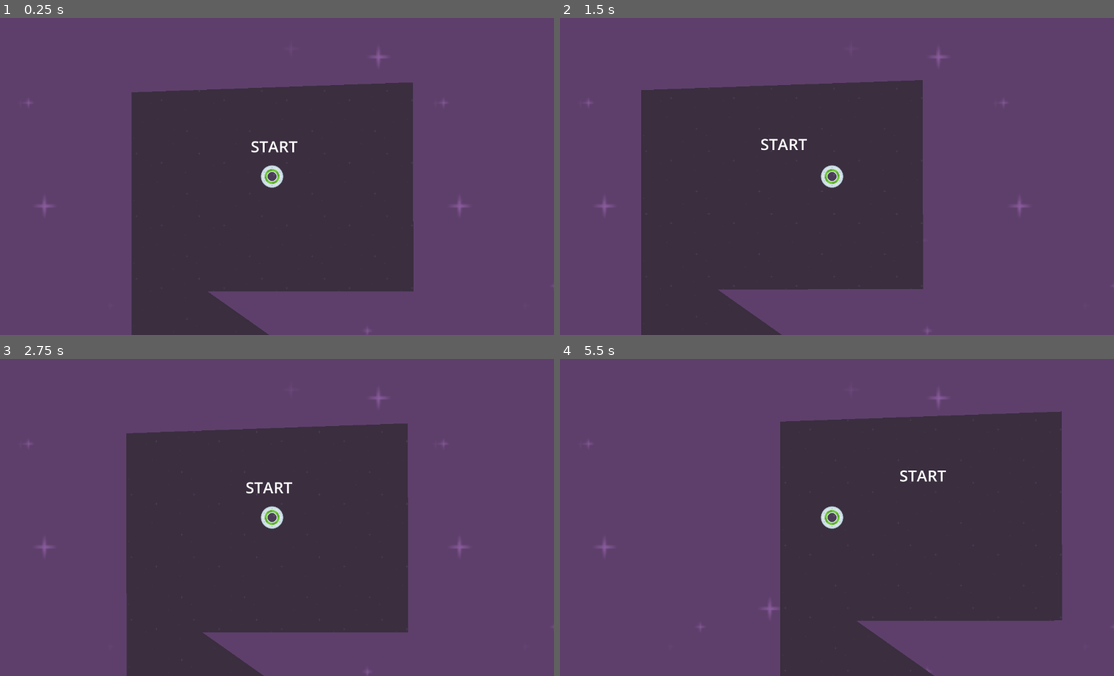
Above: before the commit, frames 1-4 (two rows, left to right).
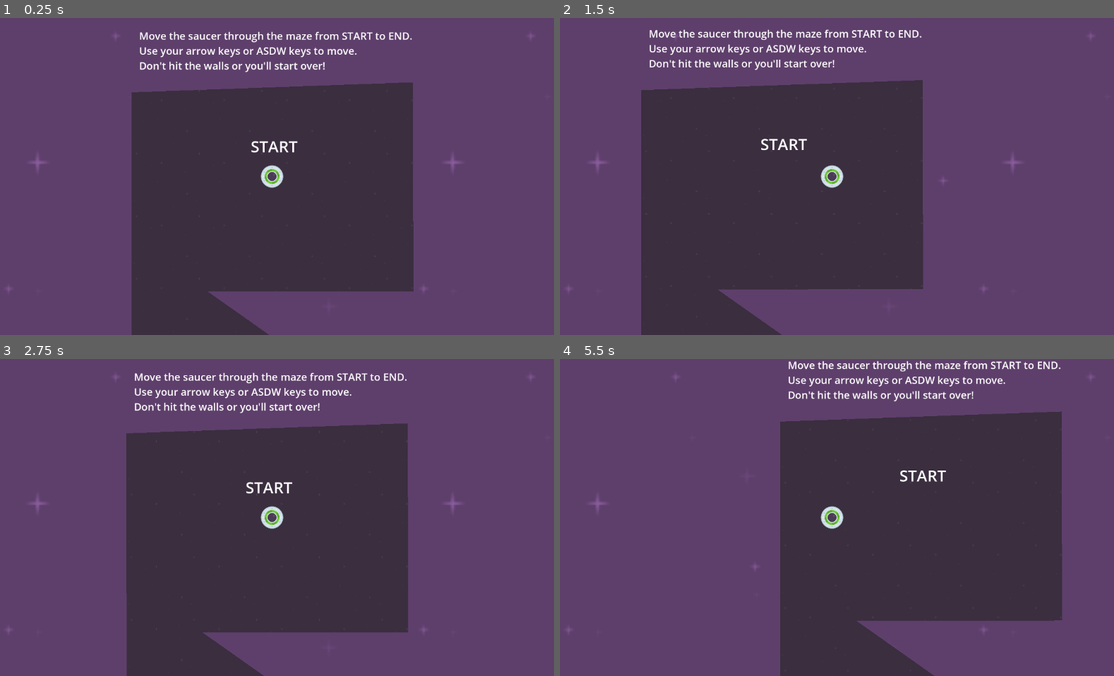
Above: after the commit, the same moments.

Repository: joelgroomer/godot-gamedev-2d-course
Game: Godot game, scene res://level_1.tscn
Two runs of this game, one before a commit and one after it. Both use one fixed random seed, a clock stepped at 60 frames per second and the inputs below.
Inputs:
- Up to frame 1 (0.25 s): no input
- Up to frame 2 (1.5 s): tap Enter at 0.5 s; hold Right (move_right) 0.53-1.28 s; hold S (move_down) from 1.28 s (still down)
- Up to frame 3 (2.75 s): release S (move_down) at 2.03 s; hold Right (move_right) from 2.03 s (still down)
- Up to frame 4 (5.5 s): release Right (move_right) at 2.78 s; hold W (move_up) 2.78-3.53 s; hold A (move_left) 3.53-5.03 s; hold S (move_down) from 5.03 s (still down)

The runs differ from the first frame. In frame 1, 1.6% of the frame differs, in the area x 1-100%, y 4-100%; in frame 2, 1.6%, in the area x 1-100%, y 3-100%; in frame 3, 1.6%; in frame 4, 1.6%.

Commit message:
Add tutorial text, organize scene tree, set background anchor

Diff:
--- a/speedy_saucer/level_1.tscn
+++ b/speedy_saucer/level_1.tscn
@@ -8,21 +8,55 @@
 [sub_resource type="LabelSettings" id="LabelSettings_7xw0n"]
 font_size = 64
 
+[sub_resource type="LabelSettings" id="LabelSettings_bi6ej"]
+font_size = 42
+
 [node name="Level1" type="Node2D"]
 script = ExtResource("1_wcrg6")
 
-[node name="CanvasLayer" type="CanvasLayer" parent="."]
+[node name="Graphics" type="Node" parent="."]
+
+[node name="CanvasLayer" type="CanvasLayer" parent="Graphics"]
 layer = -10
 
-[node name="Background" type="TextureRect" parent="CanvasLayer"]
+[node name="Background" type="TextureRect" parent="Graphics/CanvasLayer"]
 z_index = -100
-offset_left = -1344.0
-offset_top = -633.0
-offset_right = -192.0
-offset_bottom = 15.0
+anchors_preset = 15
+anchor_right = 1.0
+anchor_bottom = 1.0
+grow_horizontal = 2
+grow_vertical = 2
 scale = Vector2(3.31242, 3.31242)
 texture = ExtResource("1_5d367")
 stretch_mode = 1
+
+[node name="Start Label" type="Label" parent="Graphics"]
+z_index = -10
+offset_left = 506.0
+offset_top = 17.0
+offset_right = 696.0
+offset_bottom = 105.0
+text = "START"
+label_settings = SubResource("LabelSettings_7xw0n")
+
+[node name="End Label" type="Label" parent="Graphics"]
+z_index = -10
+offset_left = 2793.0
+offset_top = -472.0
+offset_right = 2983.0
+offset_bottom = -384.0
+text = "END"
+label_settings = SubResource("LabelSettings_7xw0n")
+
+[node name="Tutorial Label" type="Label" parent="Graphics"]
+offset_left = 50.0
+offset_top = -419.0
+offset_right = 1170.0
+offset_bottom = -239.0
+text = "Move the saucer through the maze from START to END.
+Use your arrow keys or ASDW keys to move.
+Don't hit the walls or you'll start over!"
+label_settings = SubResource("LabelSettings_bi6ej")
 
 [node name="Player" parent="." instance=ExtResource("2_0xh43")]
 position = Vector2(593, 185)
@@ -31,22 +65,4 @@
 z_index = -90
 position = Vector2(624, 296)
 
-[node name="Start Label" type="Label" parent="."]
-z_index = -10
-offset_left = 506.0
-offset_top = 17.0
-offset_right = 696.0
-offset_bottom = 105.0
-text = "START"
-label_settings = SubResource("LabelSettings_7xw0n")
-
-[node name="End Label" type="Label" parent="."]
-z_index = -10
-offset_left = 2793.0
-offset_top = -472.0
-offset_right = 2983.0
-offset_bottom = -384.0
-text = "END"
-label_settings = SubResource("LabelSettings_7xw0n")
-
 [connection signal="body_entered" from="Maze" to="." method="_on_maze_body_entered"]
Not shown: 1 places in speedy_saucer/level_1.tscn that only renumber resources
